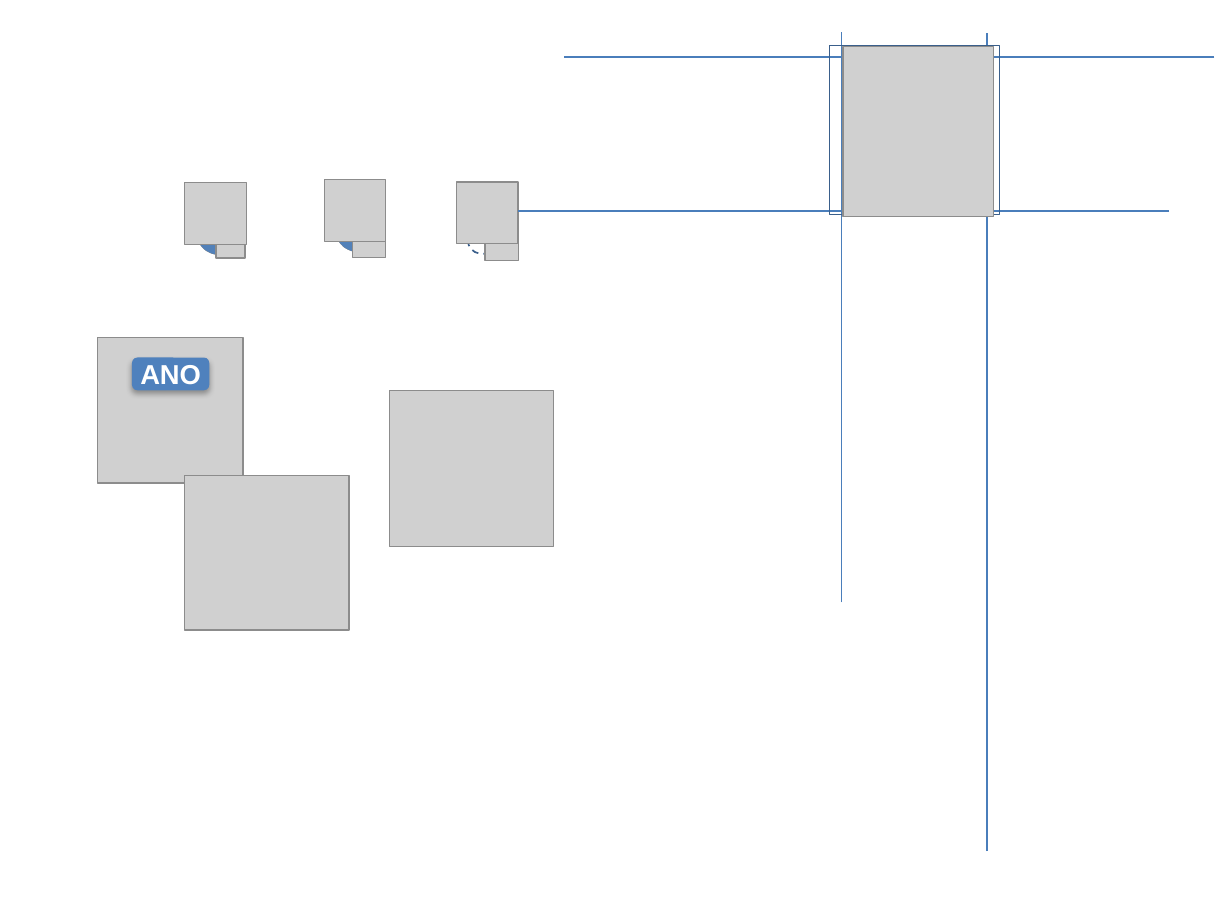
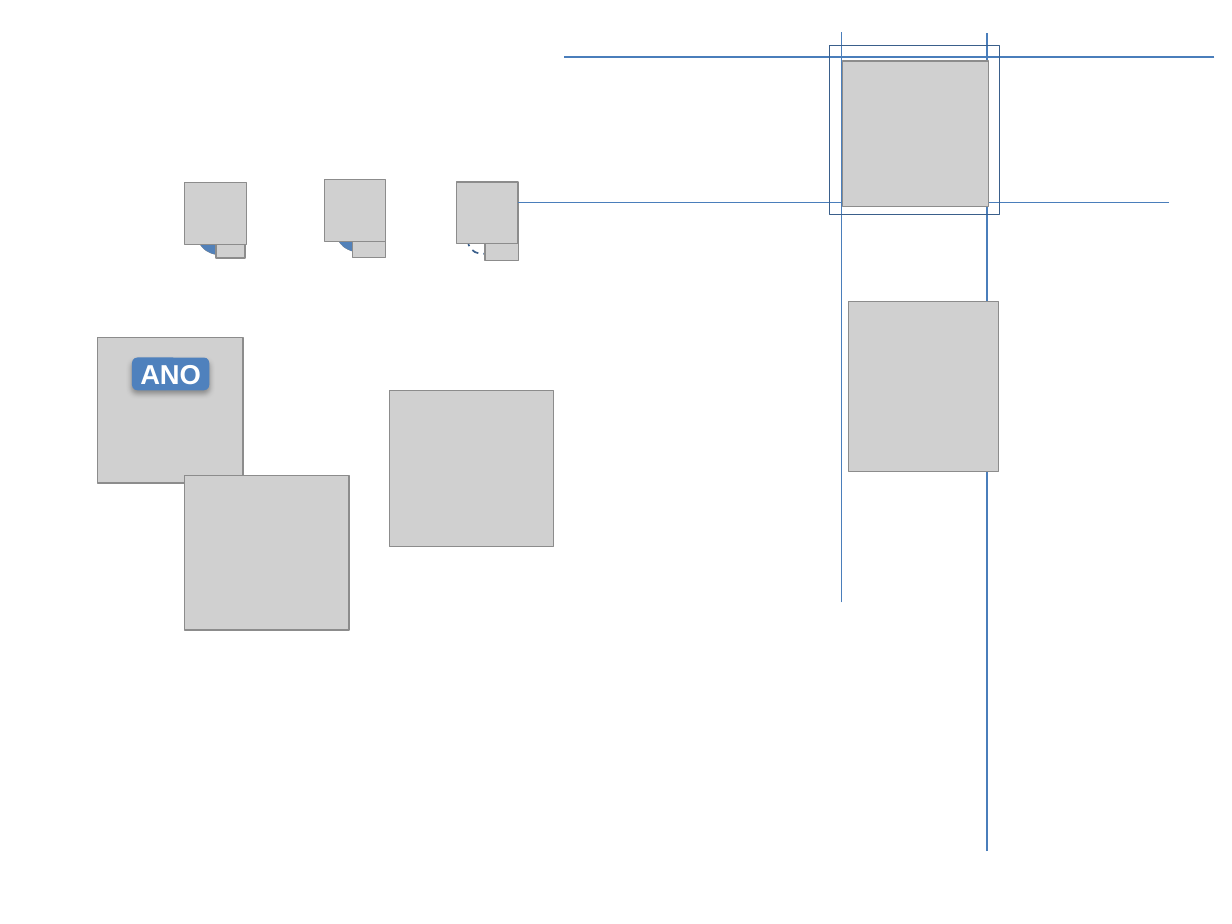
Before and after one commit to Vaa3D/vaa3d_tools, a slide deck: slide 2 of released_plugins/v3d_plugins/teramanager/icons.pptx. Drawn at 1232x924 pixels with LibreOffice and Linux fonts; fonts in the diff are those of the drawing; grey boxes stand for pictures; background and template pictures are left out. Boxes give left, top, right and bottom in pixels: in the first picture for what was removed or moved away, otherwise in the second. Text is boxed around its words. In the diff, an @@ line names an element or a change of style, - is before the commit and + after.

```diff
--- a/released_plugins/v3d_plugins/teramanager/icons.pptx
+++ b/released_plugins/v3d_plugins/teramanager/icons.pptx
@@ picture added at <box>843,62,988,207</box> @@
@@ line moved from (1169, 211) - (519, 211) to (1169, 203) - (519, 203) @@
@@ picture: place and size @@
-picture at <box>843,47,993,217</box>
+picture at <box>849,302,999,472</box>
```
Also in this commit, not shown: 12 other files.
